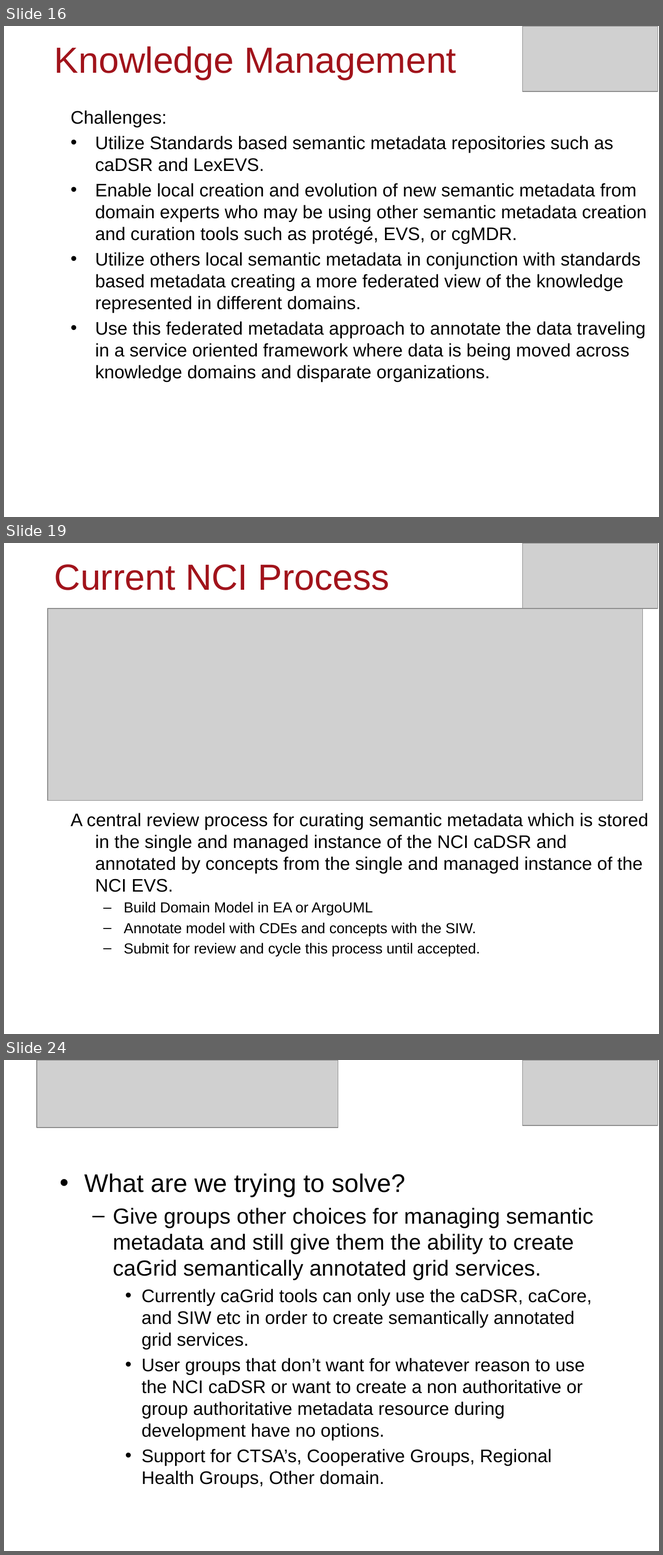
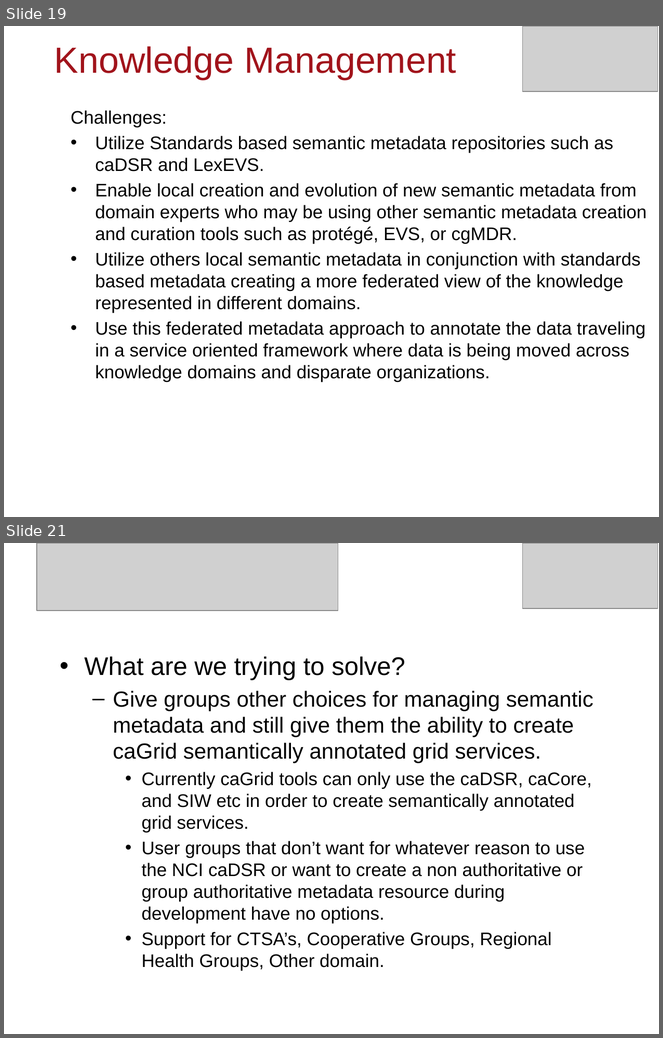
Before and after one commit to NCIP/cagrid-docs, a slide deck: general/presentations/200910_VCDE_ARCH/Adopting-Adapting-caGrid.pptx. Shown one above the other, each under a label of ours: slides 16, 19 and 24 before the commit, slides 19 and 21 after it; the slides between them are not shown. The pictures are 663x1555 and 663x1038 pixels, drawn with LibreOffice and Linux fonts; fonts in the diff are those of the drawing; grey boxes stand for pictures; background and template pictures are left out. Boxes give left, top, right and bottom in pixels: in the first picture for what was removed or moved away, otherwise in the second. Text is boxed around its words. In the diff, an @@ line names an element or a change of style, - is before the commit and + after.

```diff
--- a/general/presentations/200910_VCDE_ARCH/Adopting-Adapting-caGrid.pptx
+++ b/general/presentations/200910_VCDE_ARCH/Adopting-Adapting-caGrid.pptx
@@ slide 19 removed at <box>4,543,659,1034</box>, background picture (left out) @@
@@ picture removed at <box>523,543,659,609</box> @@
@@ title removed at <box>54,564,390,590</box> @@
-Current NCI Process
@@ picture removed at <box>48,609,643,800</box> @@
@@ text removed at <box>71,813,648,956</box> @@
-A central review process for curating semantic metadata which is stored in the single and managed instance of the NCI caDSR and annotated by concepts from the single and managed instance of the NCI EVS.
-  – Build Domain Model in EA or ArgoUML
-  – Annotate model with CDEs and concepts with the SIW.
-  – Submit for review and cycle this process until accepted.
@@ what was slide 16 is now slide 19 @@
@@ what was slide 24 is now slide 21 @@
```
Also in this commit, not shown: 5 slides changed, 5 slides added, 12 other slides removed.
